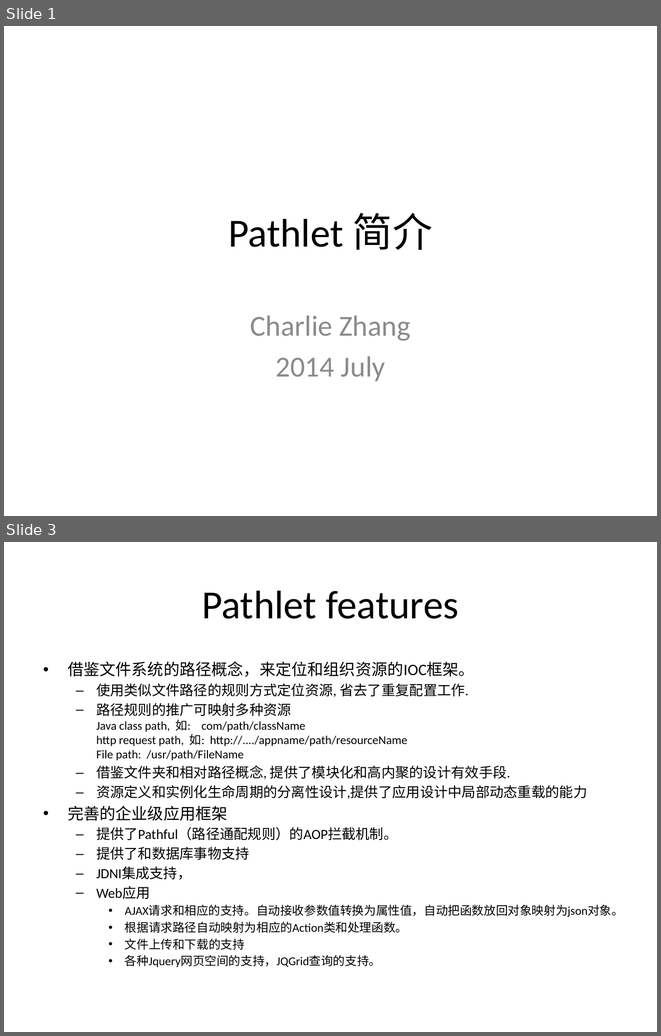
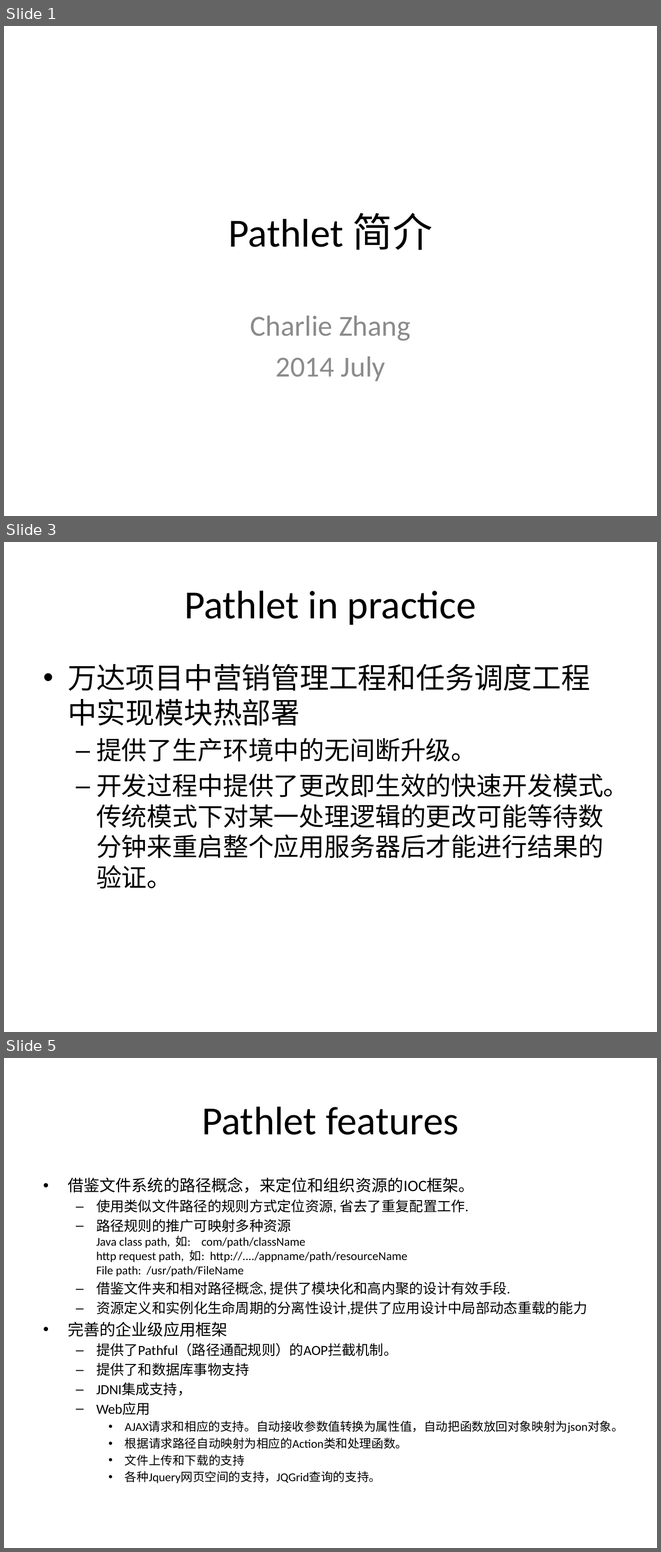
Before and after one commit to zhangclong/pathlet, a slide deck: docs/Pathlet 设计简介.pptx. Shown one above the other, each under a label of ours: slides 1 and 3 before the commit, slides 1, 3 and 5 after it; the slides between them are not shown. The pictures are 661x1036 and 661x1552 pixels, drawn with LibreOffice and Linux fonts; fonts in the diff are those of the drawing. Boxes give left, top, right and bottom in pixels: in the first picture for what was removed or moved away, otherwise in the second. Text is boxed around its words. In the diff, an @@ line names an element or a change of style, - is before the commit and + after.

Commit message:
1. Revised the Pathlet guide. 2. Modified the core test code

```diff
--- a/docs/Pathlet 设计简介.pptx
+++ b/docs/Pathlet 设计简介.pptx
@@ slide 3 added at bbox=[4, 542, 657, 1032], background #FFFFFF @@
@@ title added at bbox=[184, 590, 476, 625], 44 pt, text #000000 @@
+Pathlet in practice
@@ text added at bbox=[68, 664, 629, 889], 28 pt, text #000000 @@
+• 万达项目中营销管理工程和任务调度工程中实现模块热部署
+  – 提供了生产环境中的无间断升级。
+  – 开发过程中提供了更改即生效的快速开发模式。传统模式下对某一处理逻辑的更改可能等待数分钟来重启整个应用服务器后才能进行结果的验证。
@@ what was slide 3 is now slide 5 @@
```
Also in this commit, not shown: 4 slides changed, 2 other slides added, 1 slide removed, 39 other files.
